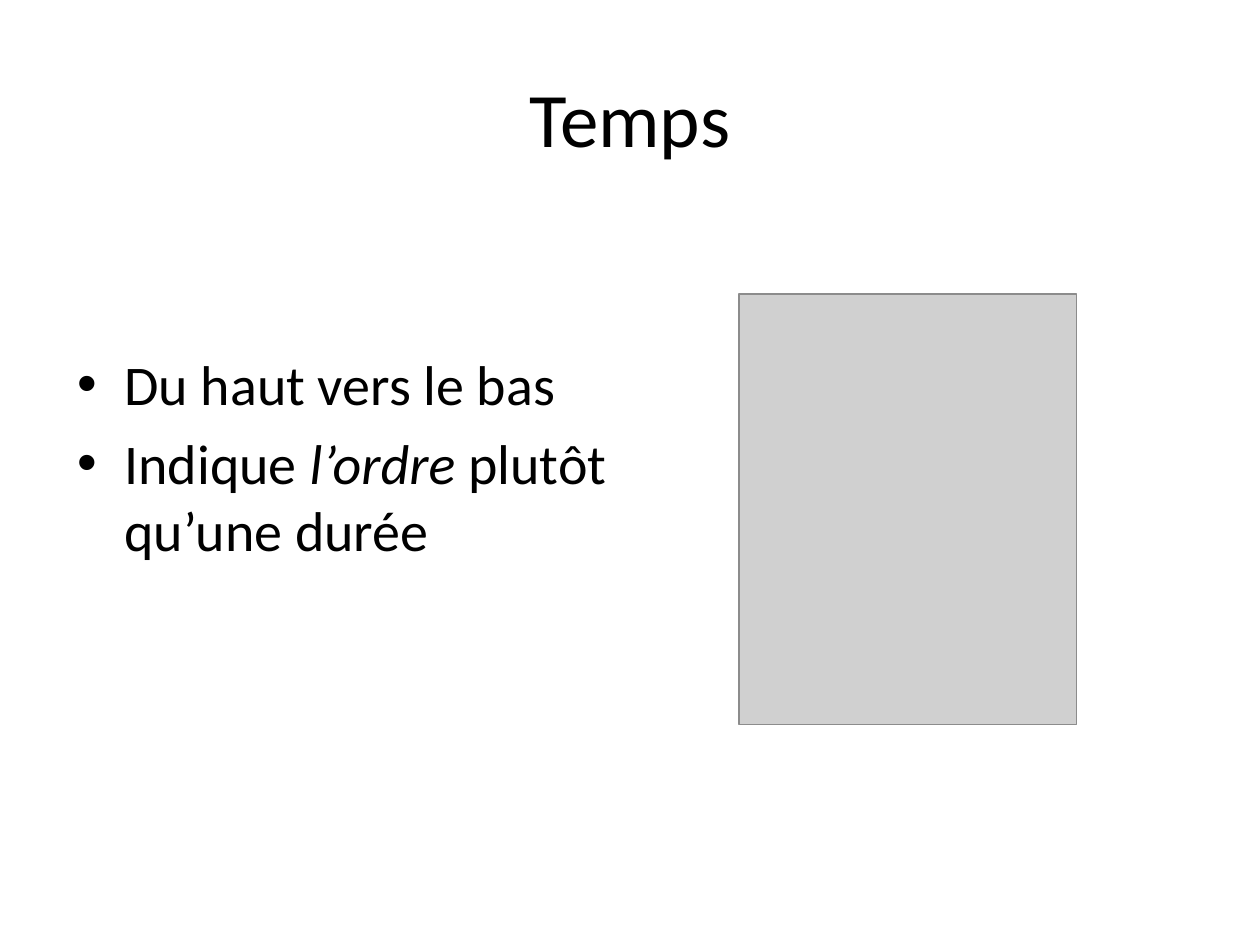
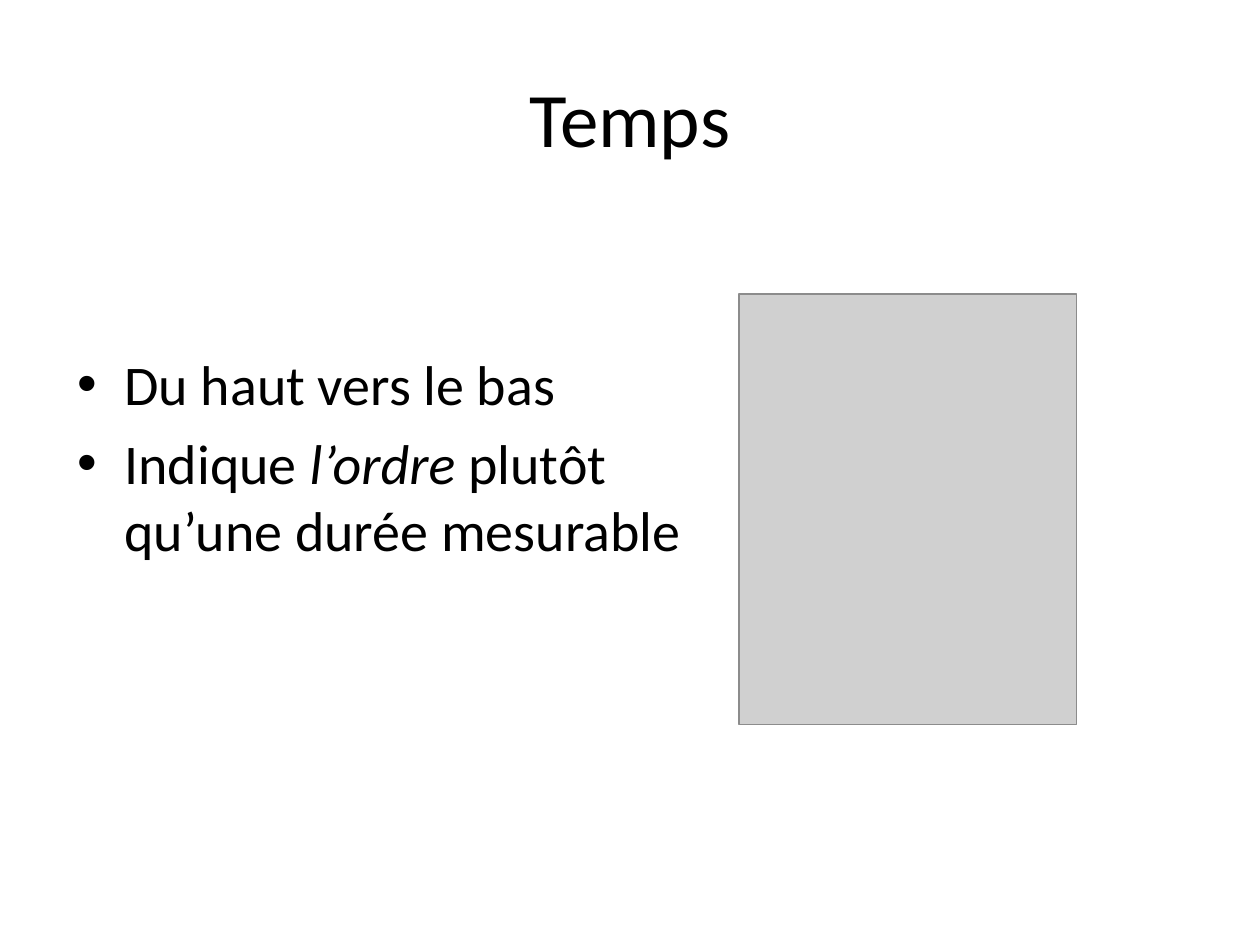
Before and after one commit to profesig/exosOO, a slide deck: slide 3 of Diagramme de séquence/L1- Concepts de base/L1 - Concepts de base.pptx (slide 4 before the commit). Drawn at 1260x945 pixels with LibreOffice and Linux fonts; fonts in the diff are those of the drawing; grey boxes stand for pictures. Boxes give left, top, right and bottom in pixels: in the first picture for what was removed or moved away, otherwise in the second. Text is boxed around its words. In the diff, an @@ line names an element or a change of style, - is before the commit and + after.

```diff
--- a/Diagramme de séquence/L1- Concepts de base/L1 - Concepts de base.pptx
+++ b/Diagramme de séquence/L1- Concepts de base/L1 - Concepts de base.pptx
@@ text at (x1=124, y1=445, x2=680, y2=560): text changed @@
-• Indique l’ordre plutôt qu’une durée
+• Indique l’ordre plutôt qu’une durée mesurable
```
Also in this commit, not shown: 2 other slides changed.
